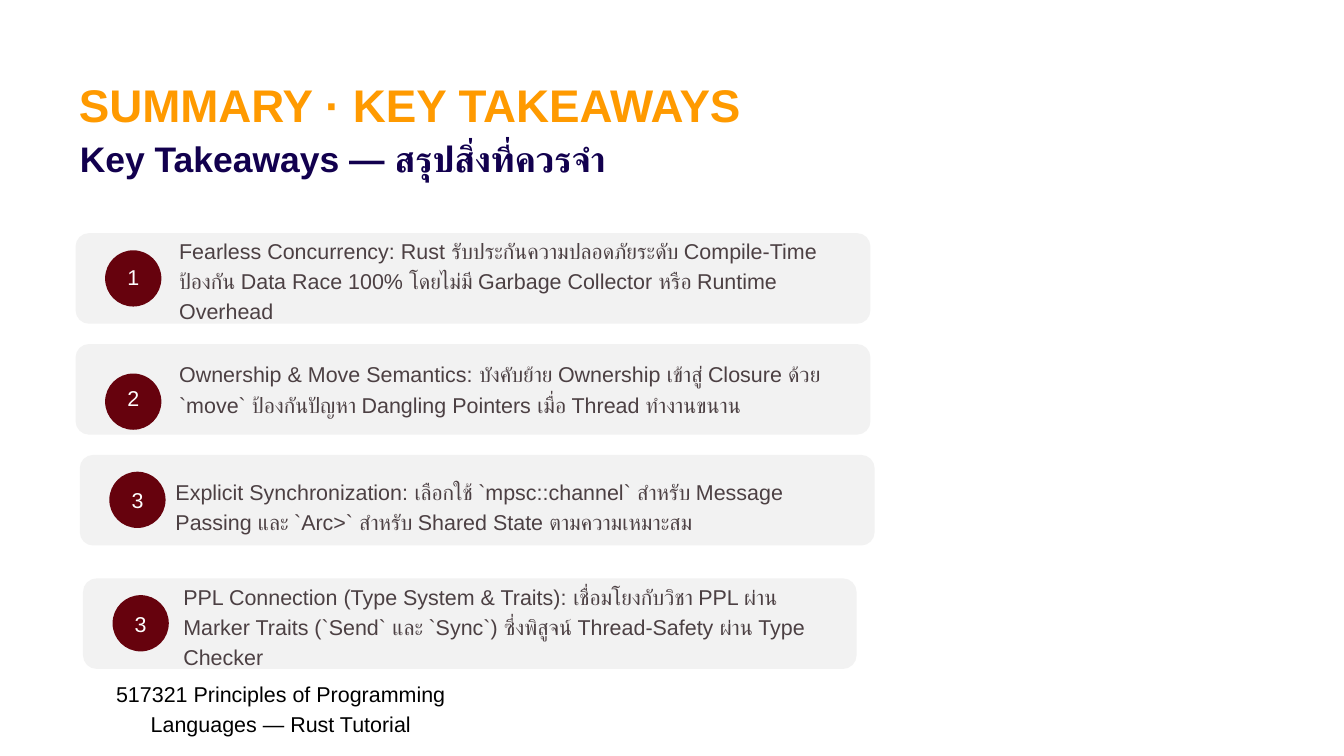
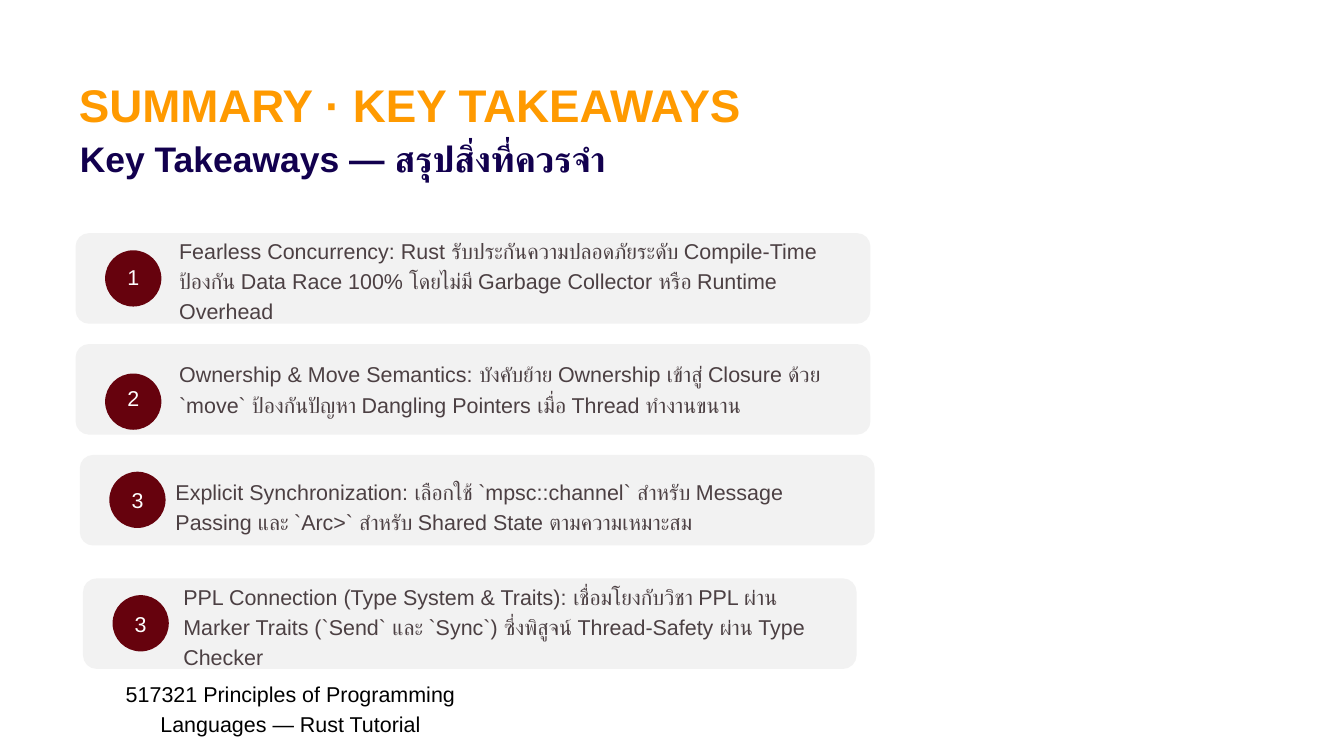
Before and after one commit to Viseth101/rust-tutorial-2569, a slide deck: slide 10 of 22-concurrency-threads/Presentation/Chapter 22 Concurrency & Threads- #26 (1).pptx (slide 11 before the commit). Drawn at 1344x756 pixels with LibreOffice and Linux fonts; fonts in the diff are those of the drawing. Boxes give left, top, right and bottom in pixels: in the first picture for what was removed or moved away, otherwise in the second. Text is boxed around its words. In the diff, an @@ line names an element or a change of style, - is before the commit and + after.

```diff
--- a/22-concurrency-threads/Presentation/Chapter 22 Concurrency & Threads- #26 (1).pptx
+++ b/22-concurrency-threads/Presentation/Chapter 22 Concurrency & Threads- #26 (1).pptx
@@ text "517321 Principles of Programming Languages ...": place and size @@
-text "517321 Principles of Programming Languages ..." at (116,686,445,737)
+text "517321 Principles of Programming Languages ..." at (126,686,455,737)
```
Also in this commit, not shown: 12 other slides changed, 1 slide removed.
